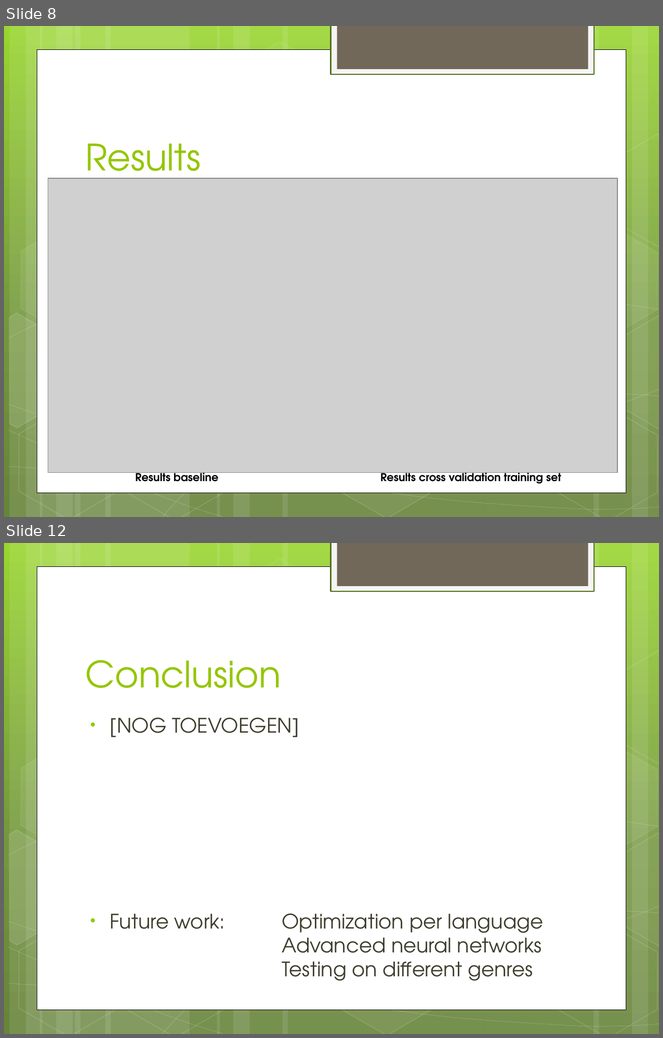
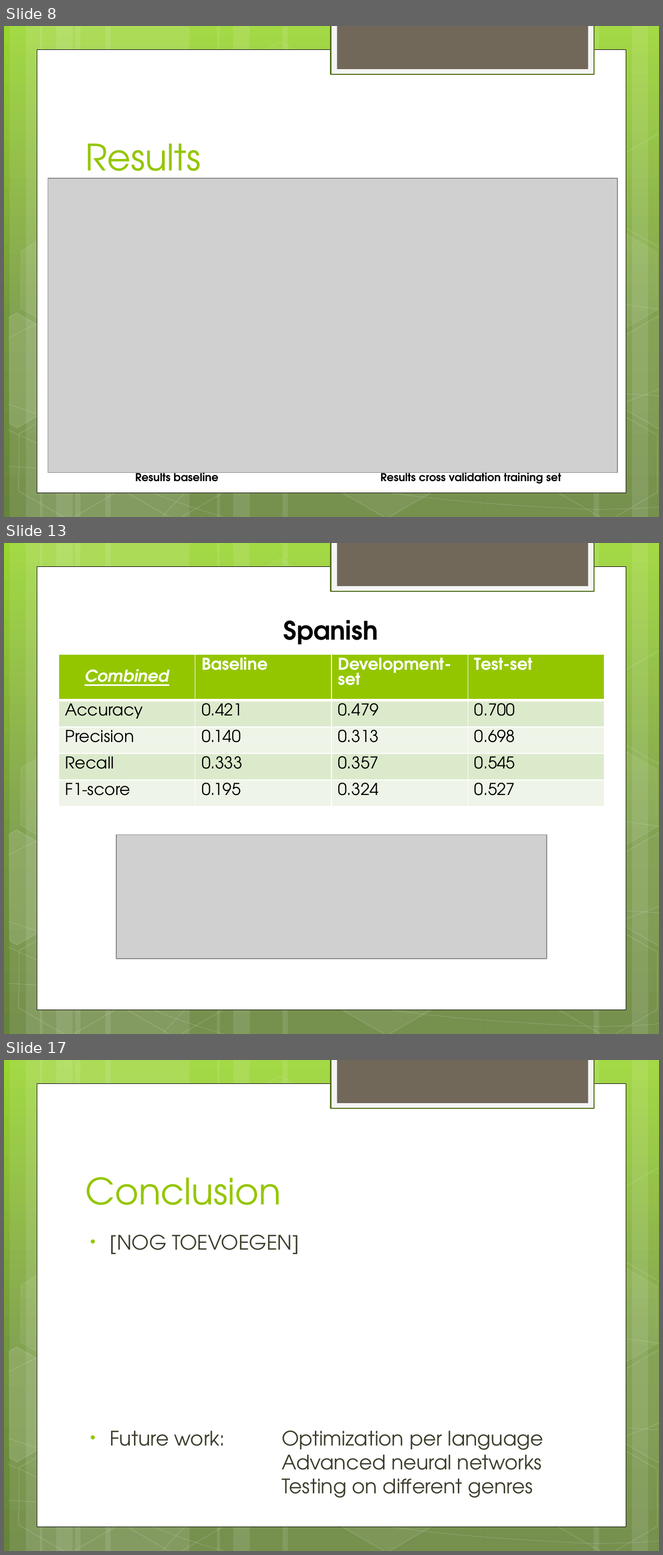
Before and after one commit to DaphneGroot/LFD-Final-Project, a slide deck: Presentation.pptx. Shown one above the other, each under a label of ours: slides 8 and 12 before the commit, slides 8, 13 and 17 after it; the slides between them are not shown. The pictures are 663x1038 and 663x1555 pixels, drawn with LibreOffice and Linux fonts; fonts in the diff are those of the drawing; grey boxes stand for pictures. Boxes give left, top, right and bottom in pixels: in the first picture for what was removed or moved away, otherwise in the second. Text is boxed around its words. In the diff, an @@ line names an element or a change of style, - is before the commit and + after.

```diff
--- a/Presentation.pptx
+++ b/Presentation.pptx
@@ slide 13 added at (x1=4, y1=543, x2=659, y2=1034), background gradient #9AD530 to #73973E to #67853C; not listed: 31 template elements that a slide beside it also shows @@
@@ text added at (x1=284, y1=620, x2=378, y2=644), 28 pt, text #000000, bold @@
+Spanish
@@ table added at (x1=59, y1=654, x2=604, y2=807), 5 rows, 4 columns @@
+Combined | Baseline | Development-set | Test-set
+Accuracy | 0.421 | 0.479 | 0.700
+Precision | 0.140 | 0.313 | 0.698
+Recall | 0.333 | 0.357 | 0.545
+F1-score | 0.195 | 0.324 | 0.527
@@ picture added at (x1=116, y1=835, x2=546, y2=959) @@
@@ what was slide 12 is now slide 17 @@
```
Also in this commit, not shown: 7 other slides added, 3 slides removed.
